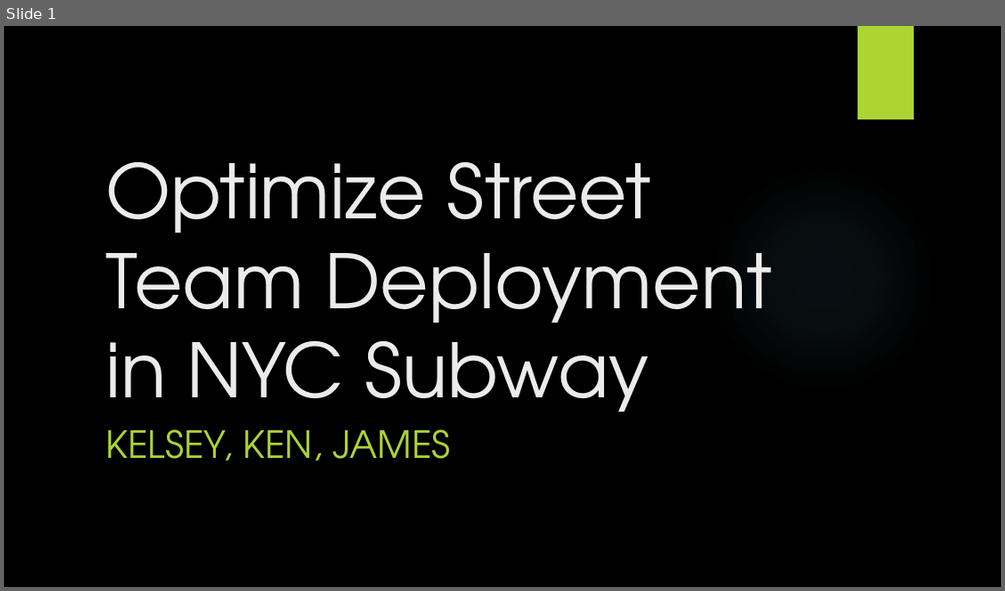
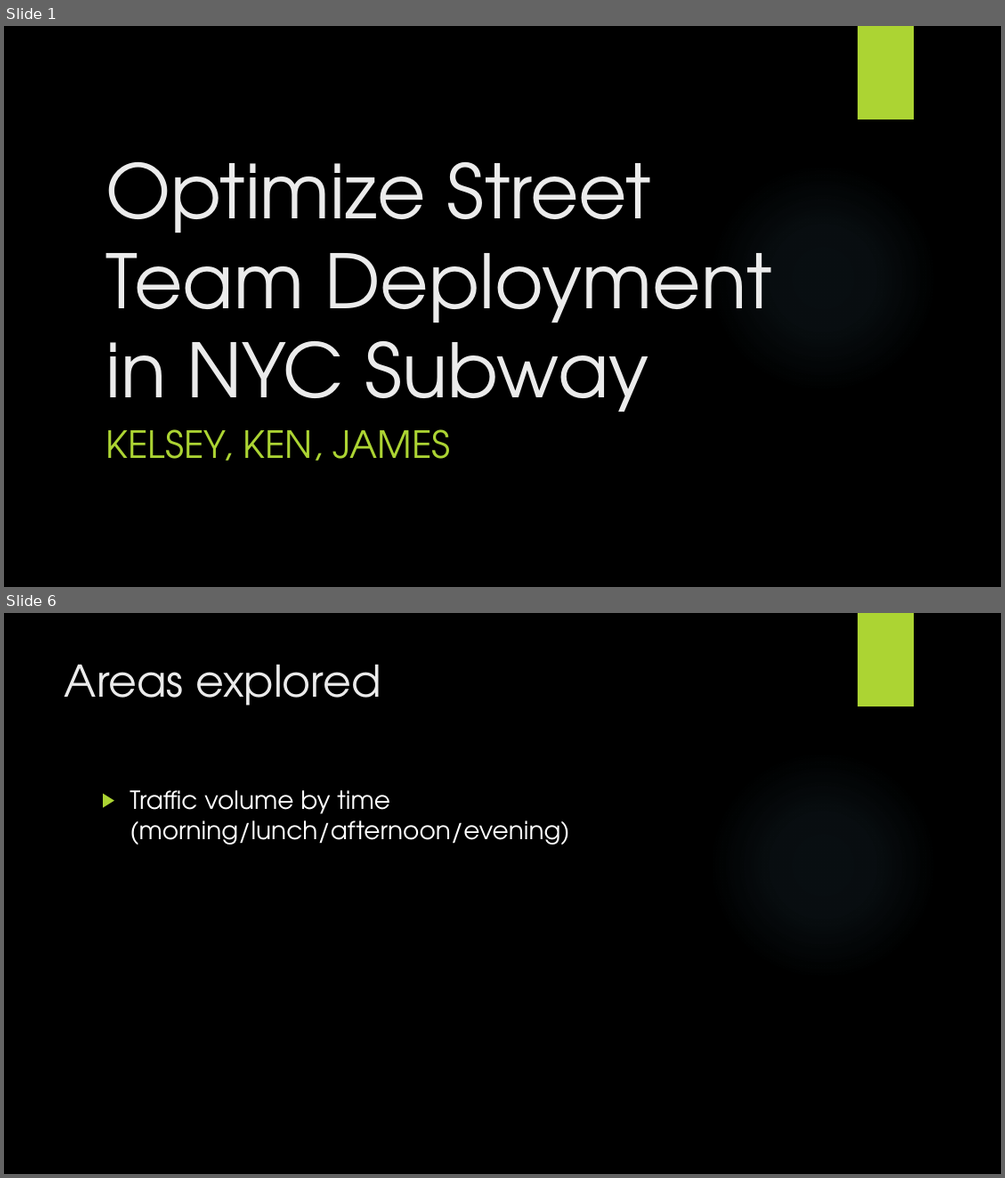
Before and after one commit to JNYH/projectbenson, a slide deck: OptimizeStreetTeamDeployment.pptx. Shown one above the other, each under a label of ours: slide 1 before the commit, slides 1 and 6 after it; the slides between them are not shown. The pictures are 1005x591 and 1005x1178 pixels, drawn with LibreOffice and Linux fonts; fonts in the diff are those of the drawing; background and template pictures are left out. Boxes give left, top, right and bottom in pixels: in the first picture for what was removed or moved away, otherwise in the second. Text is boxed around its words. In the diff, an @@ line names an element or a change of style, - is before the commit and + after.

```diff
--- a/OptimizeStreetTeamDeployment.pptx
+++ b/OptimizeStreetTeamDeployment.pptx
@@ slide 6 added at [4, 613, 1001, 1174], background picture (left out); not listed: 2 template elements that a slide beside it also shows @@
@@ title added at [65, 664, 380, 706], 42 pt, text #EBEBEB @@
+Areas explored
@@ text added at [129, 790, 569, 844], 24 pt, text #FFFFFF @@
+▶ Traffic volume by time (morning/lunch/afternoon/evening)
```
Also in this commit, not shown: 6 slides changed, 4 other slides added, 1 slide removed.
